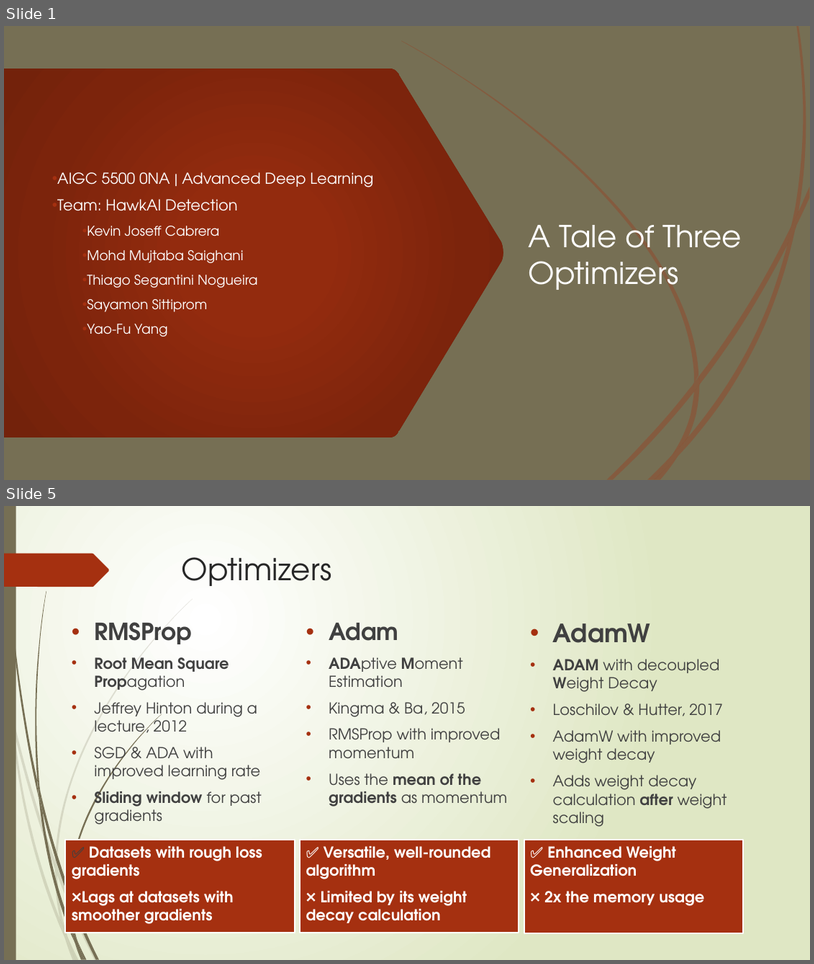
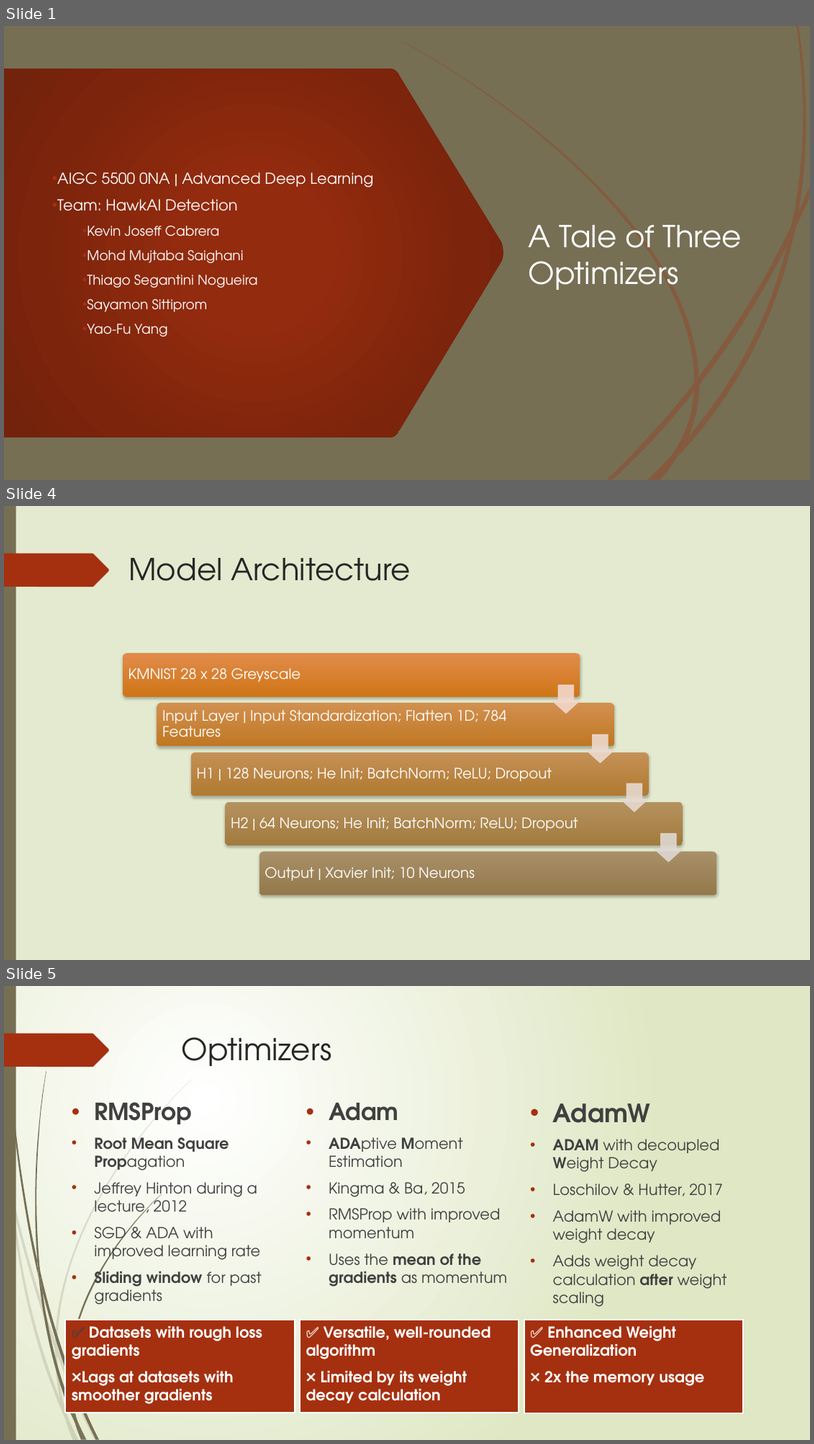
Before and after one commit to yaofu-yang/aigc-5500-midterm-project, a slide deck: slides/midterm-slides.pptx. Shown one above the other, each under a label of ours: slides 1 and 5 before the commit, slides 1, 4 and 5 after it; the slides between them are not shown. The pictures are 814x964 and 814x1444 pixels, drawn with LibreOffice and Linux fonts; fonts in the diff are those of the drawing. Boxes give left, top, right and bottom in pixels: in the first picture for what was removed or moved away, otherwise in the second. Text is boxed around its words. In the diff, an @@ line names an element or a change of style, - is before the commit and + after.

Commit message:
Adds Presentation Slides for Andy
Adds presentation slides for the introduction, Dataset, Model Architecture,
Limitations and Next Steps, References, and Questions.

```diff
--- a/slides/midterm-slides.pptx
+++ b/slides/midterm-slides.pptx
@@ slide 4 added at [4,506,810,960], background gradient #FFFFFF to #DFE8C4; not listed: 10 template elements that a slide beside it also shows @@
@@ rectangle added at [4,506,810,960], fill #E3EACF @@
@@ rectangle added at [4,506,16,960], fill #766F54 @@
@@ freeform shape added at [4,554,109,587], fill #A53010 @@
@@ title added at [129,558,411,581], 36 pt, text #262626 @@
+Model Architecture
@@ group added at [123,653,718,895]: 5 rounded rectangles, 5 texts, 4 down arrows @@
+KMNIST 28 x 28 Greyscale
+Input Layer | Input Standardization; Flatten 1D; 784 Features
+H1 | 128 Neurons; He Init; BatchNorm; ReLU; Dropout
+H2 | 64 Neurons; He Init; BatchNorm; ReLU; Dropout
+Output | Xavier Init; 10 Neurons
```
Also in this commit, not shown: 2 slides changed, 5 other slides added, 5 slides removed, 1 other file.
